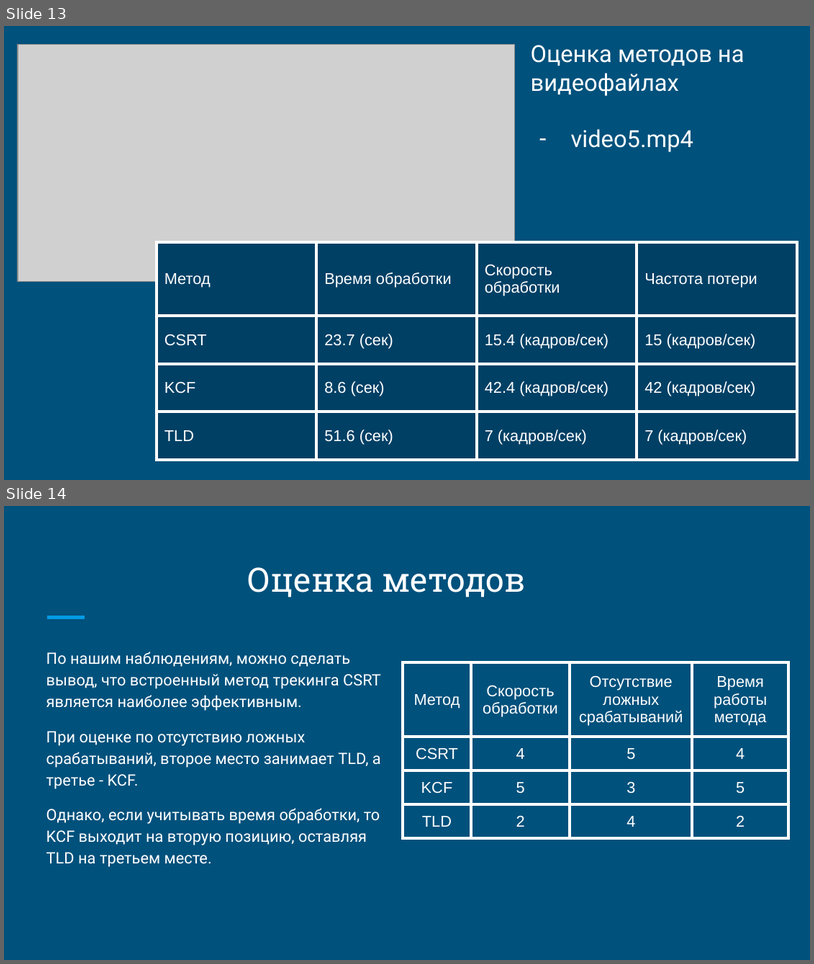
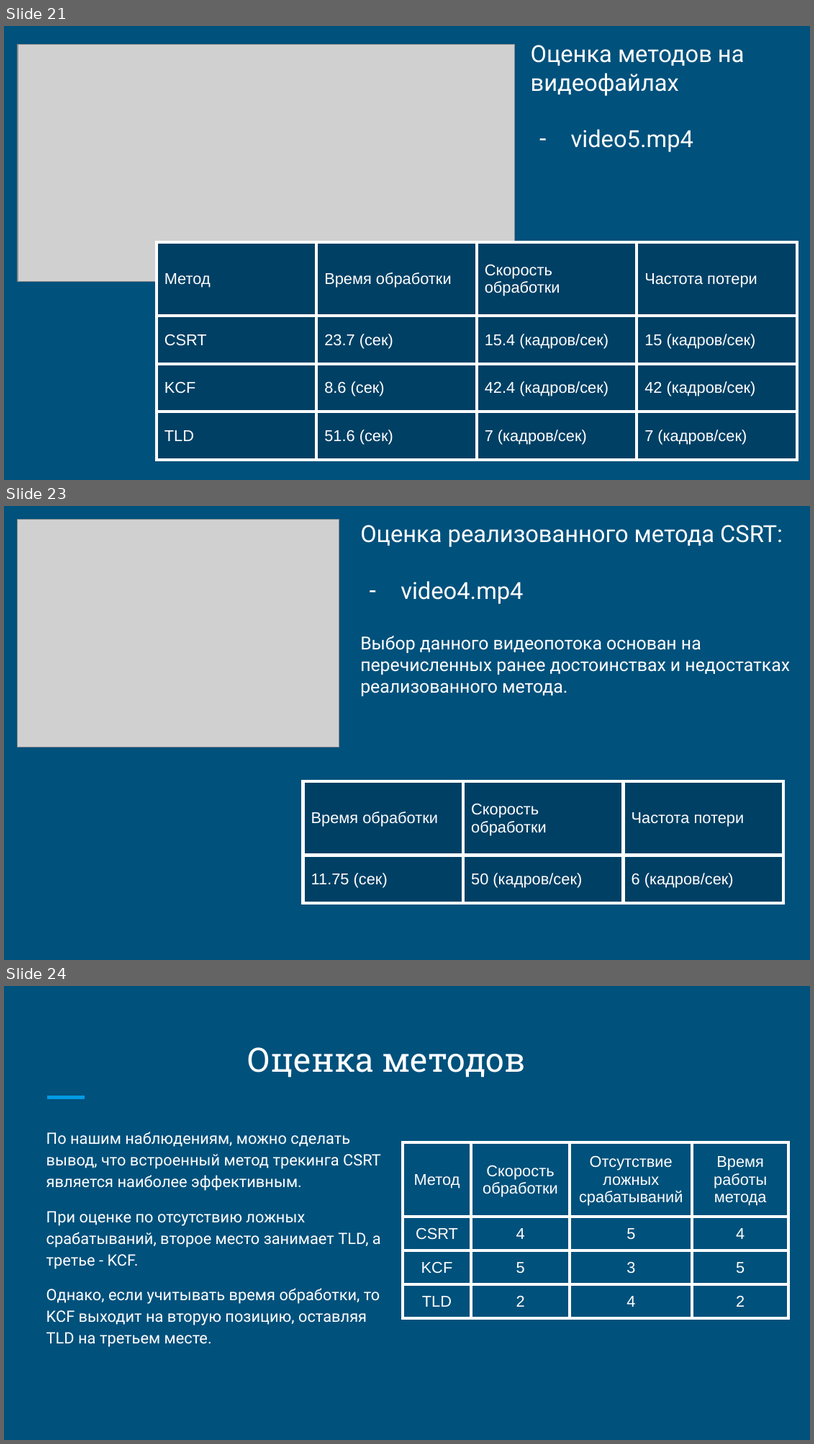
Before and after one commit to MilenNastya/Motion_Detection, a slide deck: Индивидуальное задание №1 Методы трекинга объекта.pptx. Shown one above the other, each under a label of ours: slides 13 and 14 before the commit, slides 21, 23 and 24 after it; the slides between them are not shown. The pictures are 814x964 and 814x1444 pixels, drawn with LibreOffice and Linux fonts; fonts in the diff are those of the drawing; grey boxes stand for pictures. Boxes give left, top, right and bottom in pixels: in the first picture for what was removed or moved away, otherwise in the second. Text is boxed around its words. In the diff, an @@ line names an element or a change of style, - is before the commit and + after.

```diff
--- a/Индивидуальное задание №1 Методы трекинга объекта.pptx
+++ b/Индивидуальное задание №1 Методы трекинга объекта.pptx
@@ slide 23 added at (4,506,810,960), background #00517C @@
@@ picture added at (18,520,340,747) @@
@@ text added at (360,525,790,696), 16 pt, text #FFFFFF @@
+Оценка реализованного метода CSRT:
+– video4.mp4
+Выбор данного видеопотока основан на перечисленных ранее достоинствах и недостатках реализованного метода.
@@ table added at (304,781,784,960), 2 rows, 3 columns @@
+Время обработки | Скорость обработки | Частота потери
+11.75 (сек) | 50 (кадров/сек) | 6 (кадров/сек)
@@ what was slide 13 is now slide 21 @@
@@ what was slide 14 is now slide 24 @@
```
Also in this commit, not shown: 2 slides changed, 9 other slides added.
